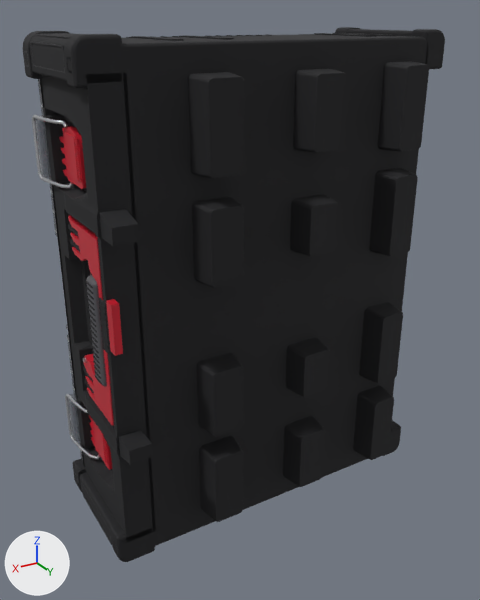
An edit to the glTF model kufriky_cloud/modely/4932478625.glb, drawn before and after from the same camera.
One viewpoint serves both versions: a 50 mm lens placed at (355.0, 572.0, 267.0), pointed at (13.0, 1.0, -18.0). Every picture has the same lights, and +X, +Y and +Z are marked at lower left. The picture after the commit comes second. Where no turn or scale is listed for an object, it has been applied to the vertices. Vertices at exactly the same position are counted once.

Before the edit, the objects in view are built like this:
```python
ob_celo_relief = bpy.data.objects.new('celo_relief', me_celo_relief)
ob_celo_relief.location = (0.0, 0.0, 0.0)
ob_naraznik_patka_m = bpy.data.objects.new('naraznik_patka_m', me_naraznik_patka_m)
ob_naraznik_patka_m.location = (0.0, 0.0, 0.0)
ob_naraznik_patka_z = bpy.data.objects.new('naraznik_patka_z', me_naraznik_patka_z)
ob_naraznik_patka_z.location = (0.0, 0.0, 0.0)
ob_naraznik_patka_z_m = bpy.data.objects.new('naraznik_patka_z_m', me_naraznik_patka_z_m)
ob_naraznik_patka_z_m.location = (0.0, 0.0, 0.0)
ob_patka_004 = bpy.data.objects.new('patka.004', me_patka_004)
ob_patka_004.location = (0.0, 0.0, 0.0)
ob_vana = bpy.data.objects.new('vana', me_vana)
ob_vana.location = (0.0, 0.0, 0.0)
# also in view: 'patka.007' at (-28.0, 75.0, 186.0); 'zamek_jazyk_P' at (174.0, -23.0, 151.0); 'patka.009' at (-131.0, 75.0, 76.0); 'dolni_jazyk' at (180.0, 65.0, 18.0); 'zamek_stit' at (176.0, -58.0, 151.0)
```
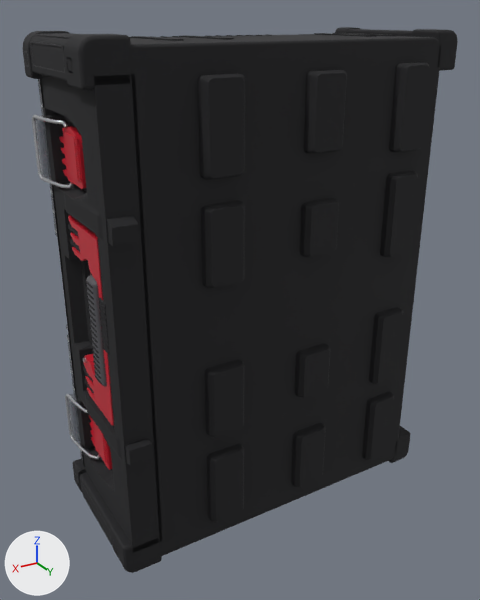
What differs and where, as boxes [x1, y1, x2, y2] in the pictures (480 x 600 px; the box of a moved part takes in the faces that stretch with it):
'vana', reshaped: before [120, 34, 428, 546]; after [129, 34, 441, 556]
'celo_relief', reshaped: before [40, 73, 156, 542]; after [40, 74, 162, 553]
'naraznik_patka_m', reshaped (16% wider, 28% taller): before [111, 524, 155, 562]; after [111, 524, 162, 573]
'naraznik_patka_z', reshaped (38% wider): before [412, 29, 445, 69]; after [412, 29, 458, 71]
'naraznik_patka_z_m', reshaped: before [383, 420, 401, 456]; after [389, 426, 410, 463]
part 2 of me_naraznik_patka_m, moved or reshaped: before [116, 528, 155, 562]; after [116, 534, 162, 573]
part 5 of me_celo_relief, added (black): after [88, 74, 162, 553]

The edits, one by one:
me_vana is used by ob_vana; location (0.0, 0.0, 0.0).
me_vana had 202 vertices, 400 faces and spanned x -172.0..157.0, y -68.0..62.0, z -247.0..247.0.
me_vana now has 202 vertices, 400 faces and spans x -172.0..157.0, y -68.0..79.0, z -247.0..247.0.
me_vana part 1: all 81 vertices in x -172.0..157.0, y 60.0..62.0, z -247.0..247.0 are moved by (0.0, 16.0, 0.0).
me_naraznik_patka_m is used by ob_naraznik_patka_m; location (0.0, 0.0, 0.0).
me_naraznik_patka_m had 160 vertices, 316 faces and spanned x 152.0..193.0, y 43.0..62.5, z -253.5..-216.0.
me_naraznik_patka_m now has 160 vertices, 316 faces and spans x 152.0..193.0, y 43.0..79.0, z -253.5..-216.0.
me_naraznik_patka_m part 2: all 80 vertices in x 152.0..193.0, y 59.0..62.5, z -253.5..-216.0 are moved by (0.0, 16.5, 0.0).
me_naraznik_patka_z is used by ob_naraznik_patka_z; location (0.0, 0.0, 0.0).
me_naraznik_patka_z had 160 vertices, 316 faces and spanned x -193.0..-163.0, y 43.0..62.5, z 216.0..253.5.
me_naraznik_patka_z now has 160 vertices, 316 faces and spans x -193.0..-163.0, y 43.0..79.0, z 216.0..253.5.
me_naraznik_patka_z part 3: all 80 vertices in x -193.0..-163.0, y 59.0..62.5, z 216.0..253.5 are moved by (0.0, 16.5, 0.0).
me_naraznik_patka_z_m is used by ob_naraznik_patka_z_m; location (0.0, 0.0, 0.0).
me_naraznik_patka_z_m had 160 vertices, 316 faces and spanned x -193.0..-163.0, y 43.0..62.5, z -253.5..-216.0.
me_naraznik_patka_z_m now has 160 vertices, 316 faces and spans x -193.0..-163.0, y 43.0..79.0, z -253.5..-216.0.
me_naraznik_patka_z_m part 4: all 80 vertices in x -193.0..-163.0, y 59.0..62.5, z -253.5..-216.0 are moved by (0.0, 16.5, 0.0).
me_celo_relief is used by ob_celo_relief; location (0.0, 0.0, 0.0).
me_celo_relief had 15510 vertices, 31016 faces and spanned x 151.0..185.0, y -68.0..62.0, z -226.0..226.0.
me_celo_relief now has 17820 vertices, 35636 faces and spans x 151.0..185.0, y -68.0..79.0, z -226.0..226.0.
me_celo_relief part 5: 2310 vertices added at x 151.0..185.0, y 65.0..79.0, z -226.0..226.0.
